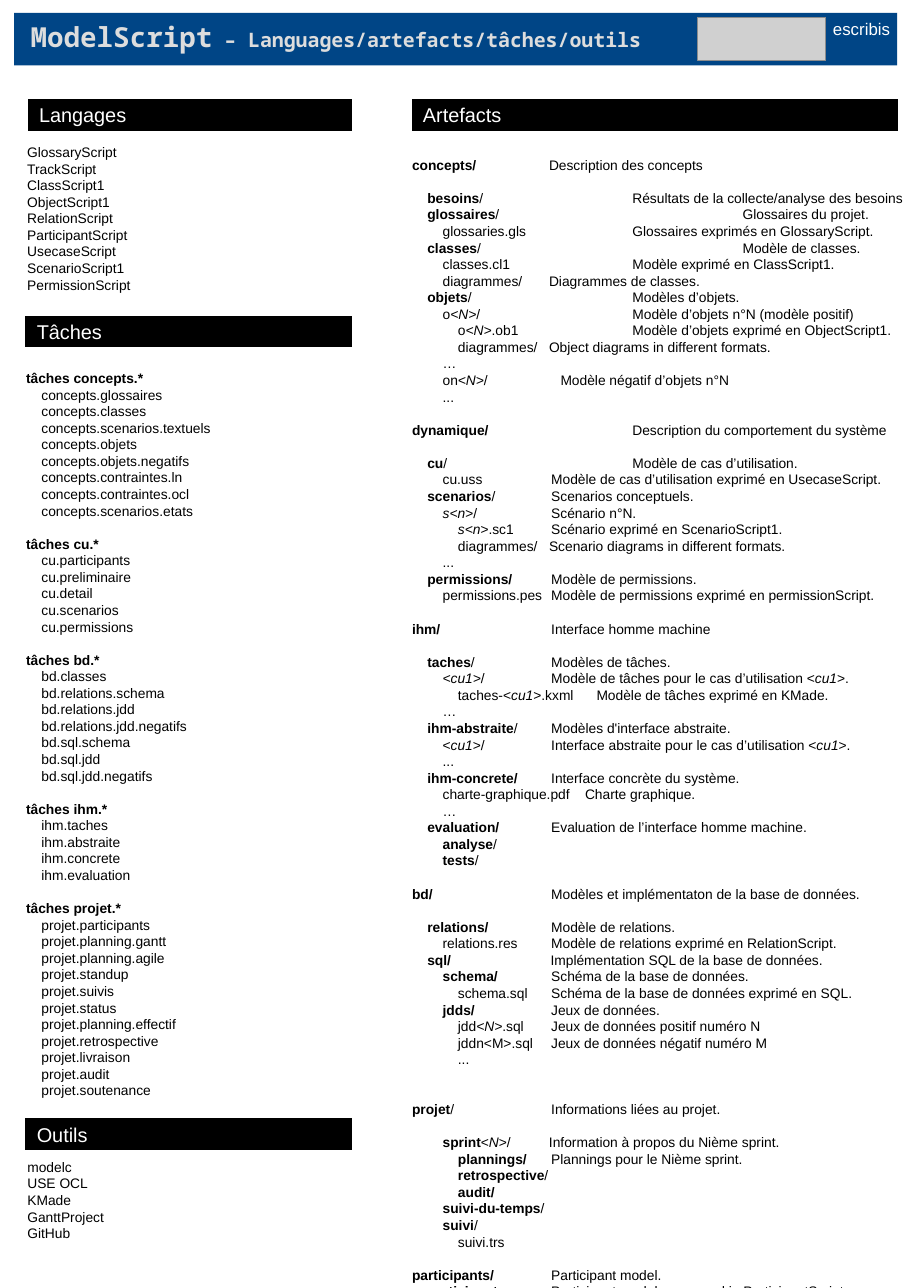
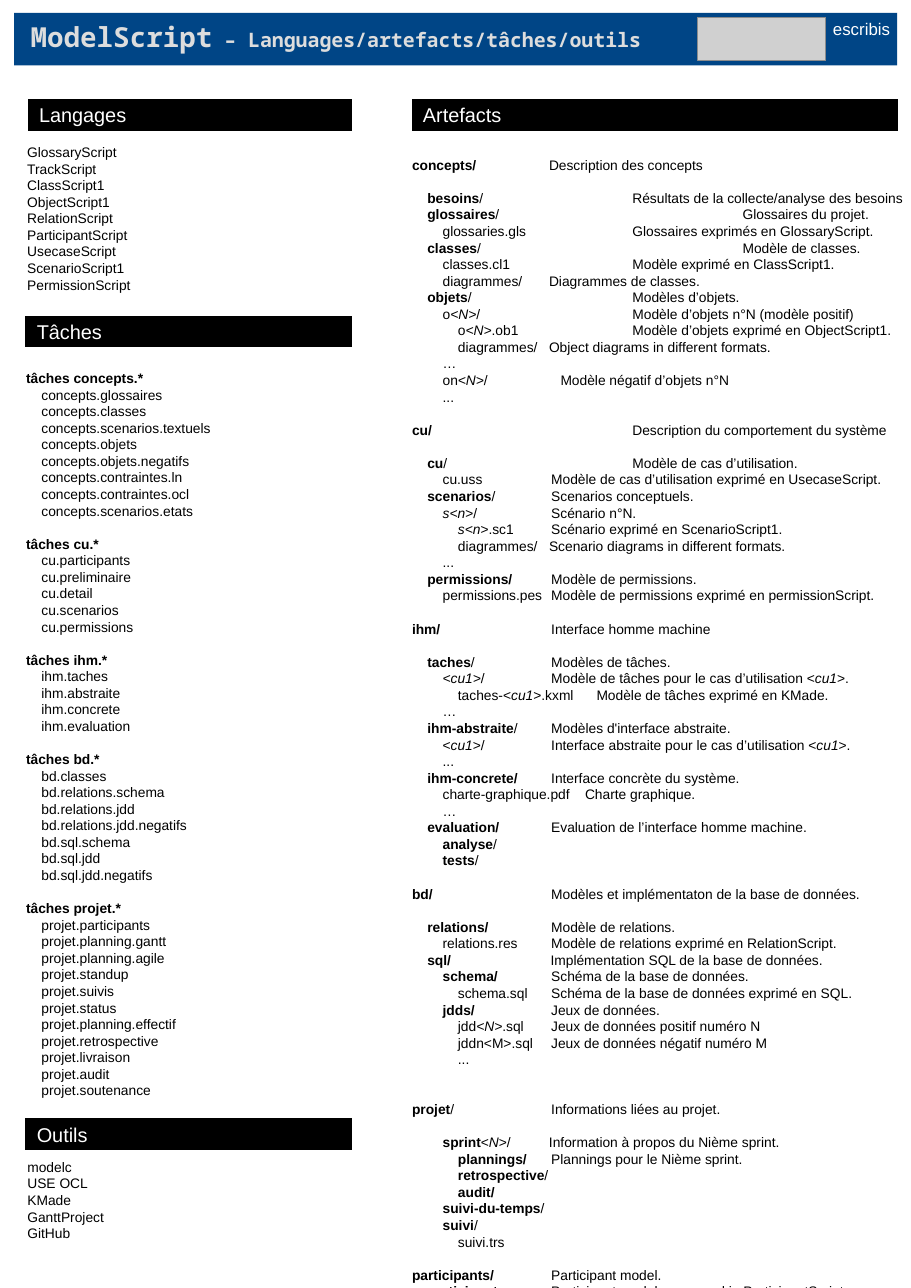
Before and after one commit to ScribesZone/ModelScript, a slide deck: slide 1 of docs/dist/ModelScript-CheatSheet-2.odp. Drawn at 911x1288 pixels with LibreOffice and Linux fonts; fonts in the diff are those of the drawing; grey boxes stand for pictures. Boxes give left, top, right and bottom in pixels: in the first picture for what was removed or moved away, otherwise in the second. Text is boxed around its words. In the diff, an @@ line names an element or a change of style, - is before the commit and + after.

```diff
--- a/docs/dist/ModelScript-CheatSheet-2.odp
+++ b/docs/dist/ModelScript-CheatSheet-2.odp
@@ text at (x1=412, y1=425, x2=886, y2=438): text changed @@
-dynamique/ Description du comportement du système
+cu/ Description du comportement du système
@@ text at (x1=26, y1=654, x2=130, y2=731): paragraphs added @@
+tâches ihm.*
+ihm.taches
+ihm.abstraite
+ihm.concrete
+ihm.evaluation
@@ text at (x1=26, y1=803, x2=130, y2=880): paragraphs removed @@
-tâches ihm.*
-ihm.taches
-ihm.abstraite
-ihm.concrete
-ihm.evaluation
```
Also in this commit, not shown: 1 other slide changed, 6 other files.
